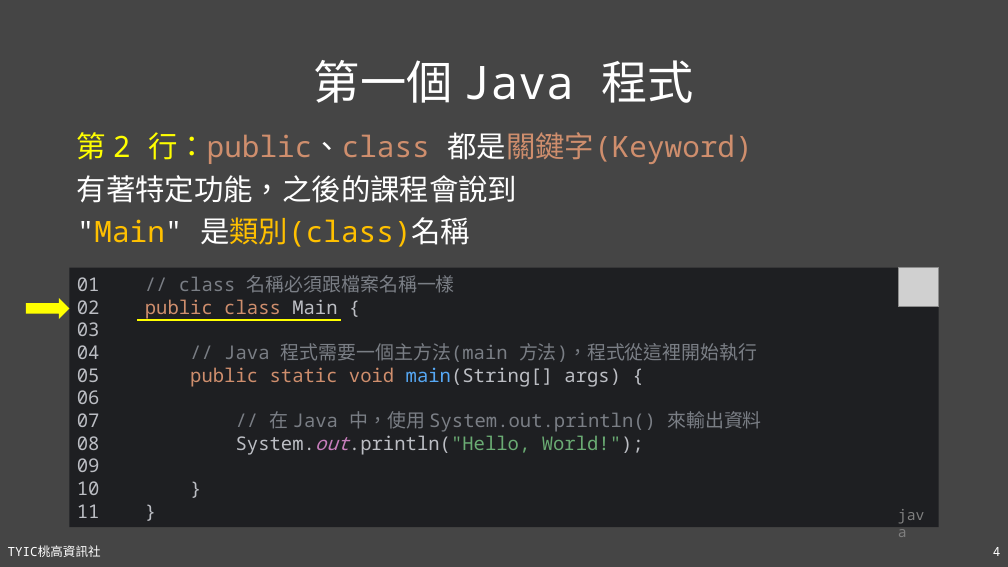
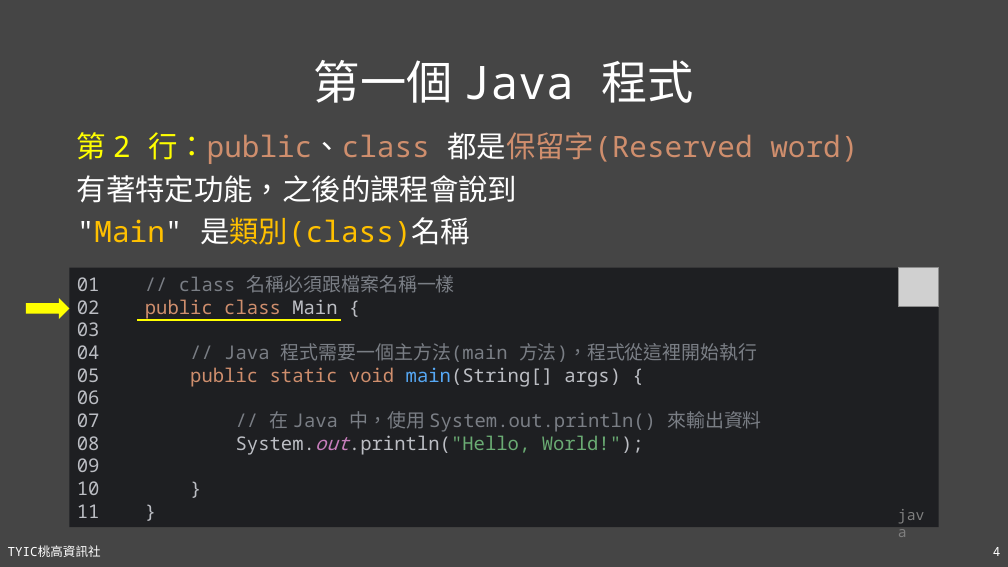
Before and after one commit to TYSHIC/slides, a slide deck: slide 4 of powerpoint/04_初探Java.pptx. Drawn at 1008x567 pixels with LibreOffice and Linux fonts; fonts in the diff are those of the drawing; grey boxes stand for pictures. Boxes give left, top, right and bottom in pixels: in the first picture for what was removed or moved away, otherwise in the second. Text is boxed around its words. In the diff, an @@ line names an element or a change of style, - is before the commit and + after.

```diff
--- a/powerpoint/04_初探Java.pptx
+++ b/powerpoint/04_初探Java.pptx
@@ text at <box>77,132,858,164</box>: text changed @@
-第 2 行：public、class 都是關鍵字(Keyword)
+第 2 行：public、class 都是保留字(Reserved word)
```
Also in this commit, not shown: 10 other slides changed, 14 slides added, 5 other files.
